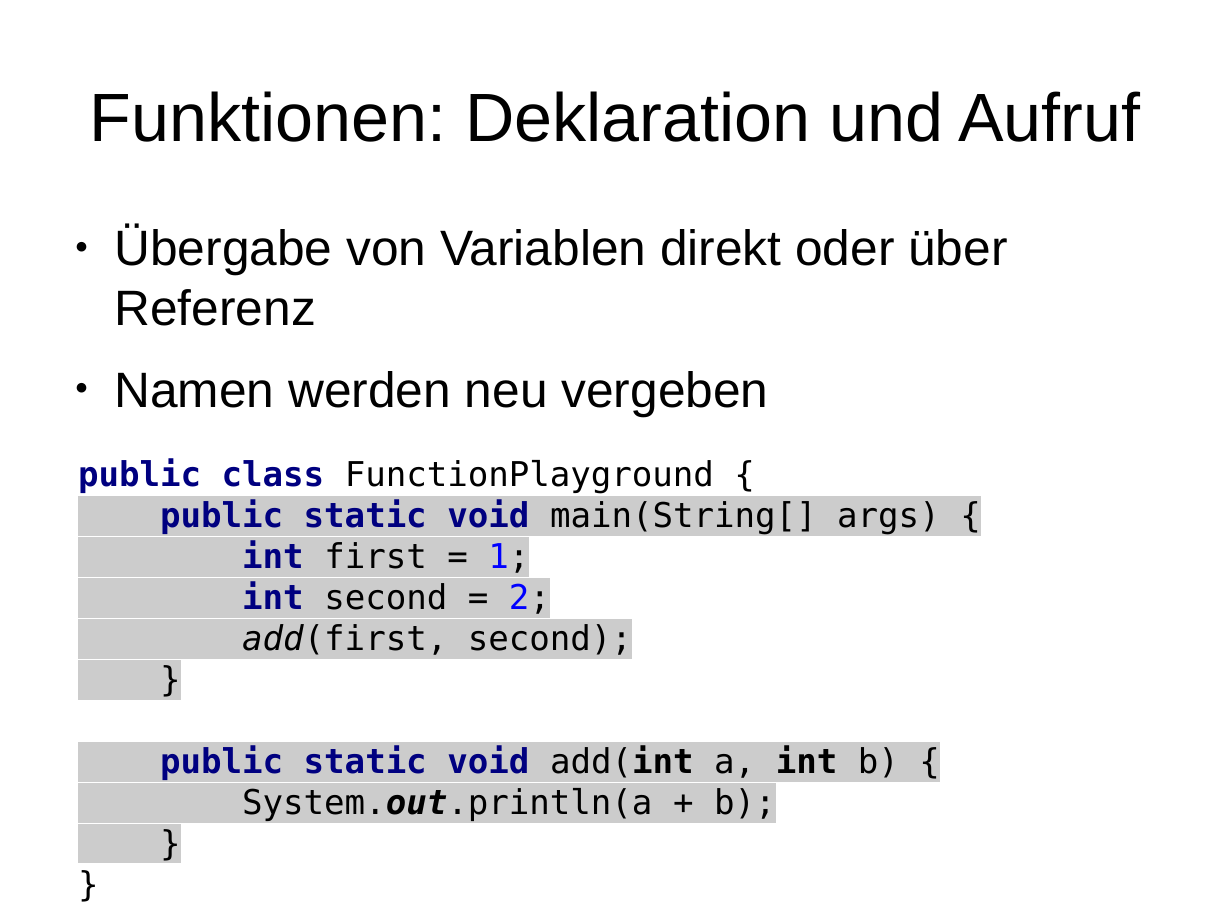
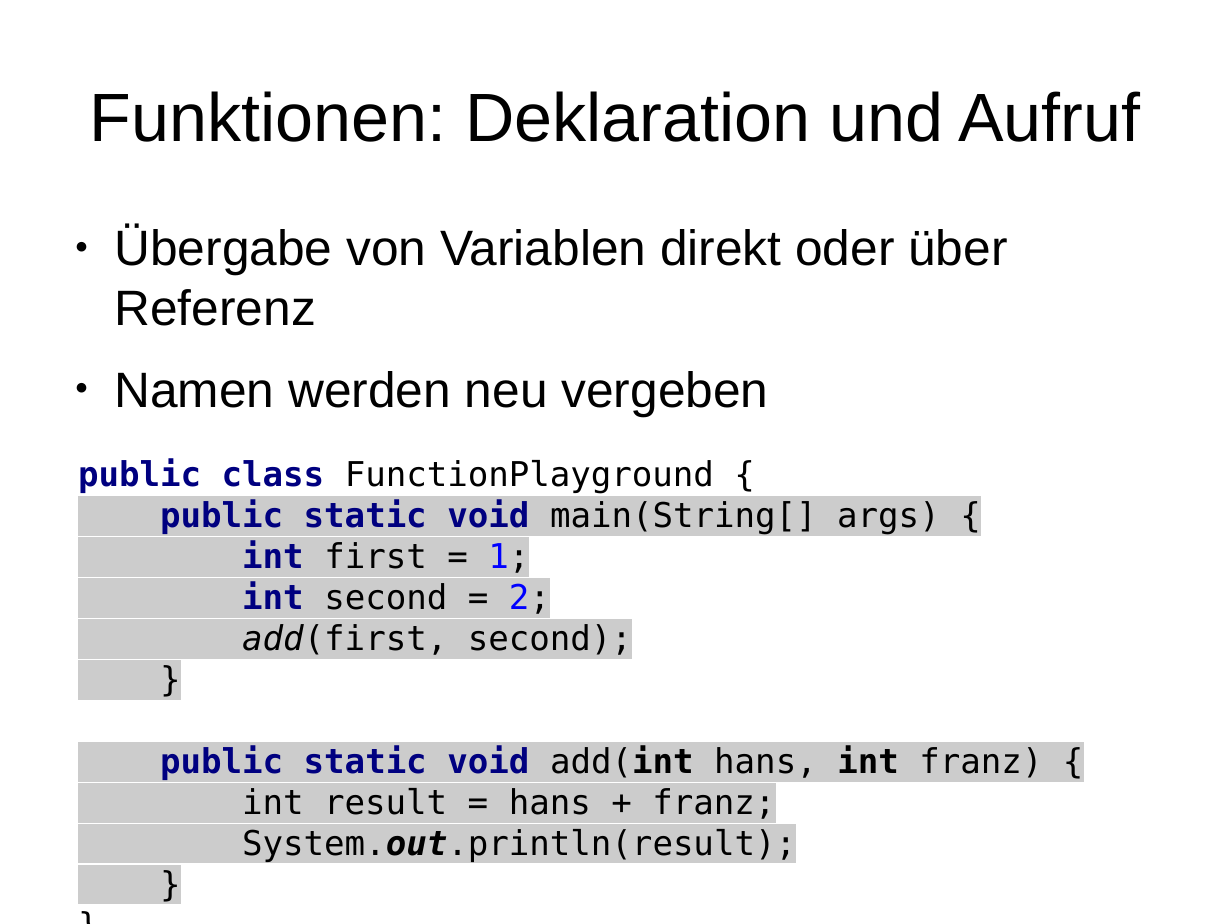
Before and after one commit to mn-io/hello-java, a slide deck: slide 58 of Folien.odp. Drawn at 1232x924 pixels with LibreOffice and Linux fonts; fonts in the diff are those of the drawing. Boxes give left, top, right and bottom in pixels: in the first picture for what was removed or moved away, otherwise in the second. Text is boxed around its words. In the diff, an @@ line names an element or a change of style, - is before the commit and + after.

```diff
--- a/Folien.odp
+++ b/Folien.odp
@@ text at (x1=78, y1=459, x2=1042, y2=862): text changed @@
-public class FunctionPlayground {
-public static void main(String[] args) {
-int first = 1;
-int second = 2;
-add(first, second);
-}
-public static void add(int a, int b) {
-System.out.println(a + b);
-}
-}
+public class FunctionPlayground {
+public static void main(String[] args) {
+int first = 1;
+int second = 2;
+add(first, second);
+}
+public static void add(int hans, int franz) {
+int result = hans + franz;
+System.out.println(result);
+}
+}
```
Also in this commit, not shown: 8 other slides changed, 2 other files.
